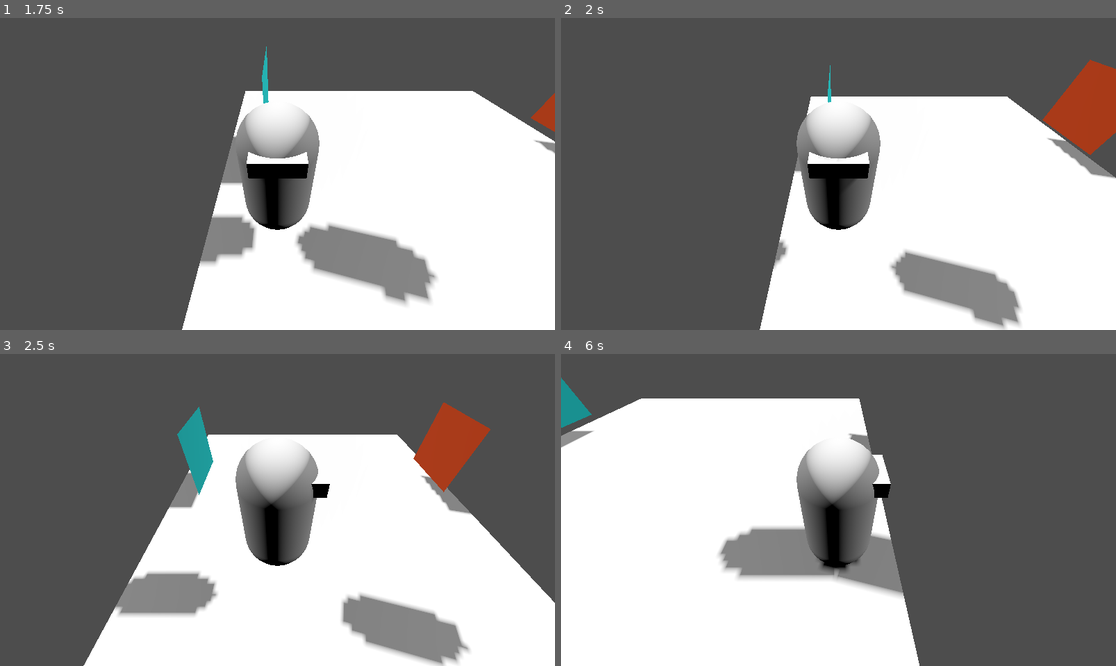
Above: before the commit, frames 1-4 (two rows, left to right).
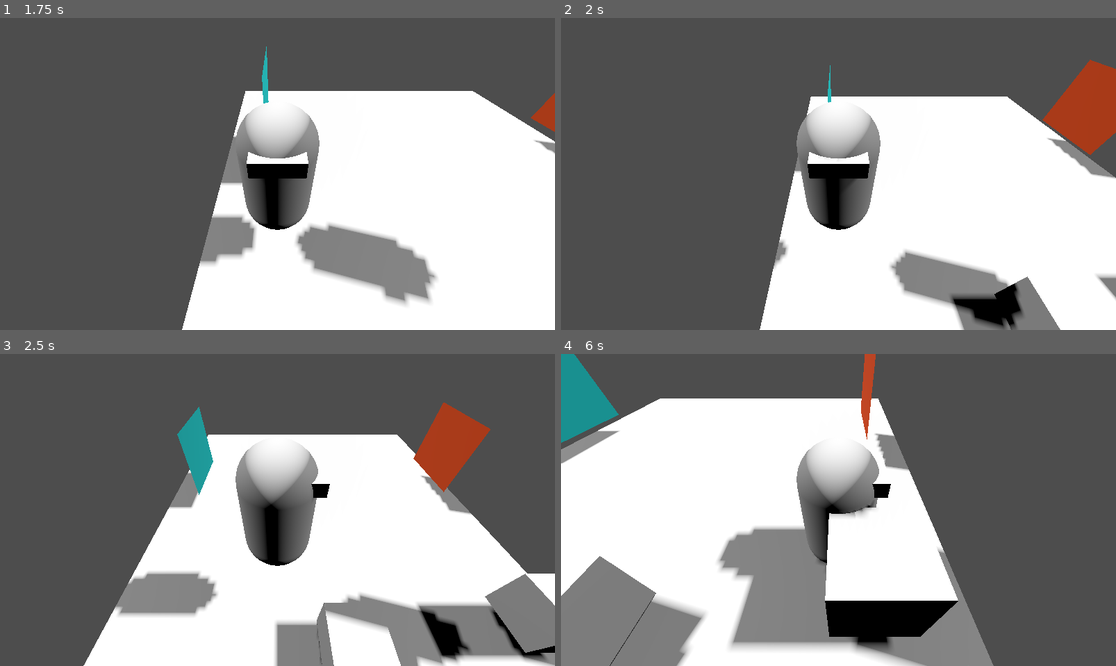
Above: after the commit, the same moments.

Repository: Jan-W-M/jame-gam
Game: Godot game, scene res://main.tscn
The game is run twice, just before and just after one commit, with the same random seed, the same clock (stepped at 60 frames per second) and the same inputs.
Inputs:
- Up to frame 1 (1.75 s): tap Enter (ui_accept) at 0.5, 0.6, 0.77, 1.07, 1.52, 1.55 s; hold D (right) 0.53-1.28 s; hold S (down) from 1.28 s (still down); tap Shift (run) at 1.35 s
- Up to frame 2 (2 s): keep holding S (down); tap Enter (ui_accept) at 1.82 s
- Up to frame 3 (2.5 s): release S (down) at 2.03 s; hold D (right) from 2.03 s (still down); tap Enter (ui_accept) at 2.1 s
- Up to frame 4 (6 s): release D (right) at 2.78 s; hold W (up) 2.78-3.53 s; tap Shift (run) at 2.85, 4.35, 5.85 s; tap Enter (ui_accept) at 3.02, 3.05, 3.32, 3.6, 3.77, 4.07, 4.52, 4.55, 4.82, 5.1 s; hold A (left) 3.53-5.03 s; tap R (reset) at 4.15 s; hold S (down) 5.03-5.78 s; hold D (right) from 5.78 s (still down)

Frame 1 is identical in both runs. In frame 2, 2.3% of the frame differs, in the area x 70-100%, y 82-100%; in frame 3, 7.5%; in frame 4, 25%, in the area x 0-78%, y 0-100%.

Commit message:
added blindness

Diff:
--- /dev/null
+++ b/Player/Camera3D.gd
@@ -0,0 +1,11 @@
+extends Camera3D
+
+
+# Called when the node enters the scene tree for the first time.
+func _ready():
+	pass # Replace with function body.
+
+
+# Called every frame. 'delta' is the elapsed time since the previous frame.
+func _process(delta):
+	pass
--- /dev/null
+++ b/Player/MeshInstance3D.gd
@@ -0,0 +1,11 @@
+extends MeshInstance3D
+
+
+# Called when the node enters the scene tree for the first time.
+func _ready():
+	self.hide()
+
+
+# Called every frame. 'delta' is the elapsed time since the previous frame.
+func _process(delta):
+	pass
--- a/Player/player.gd
+++ b/Player/player.gd
@@ -3,8 +3,11 @@
 @export var teleportable = true
 
 const JUMP_VELOCITY = 4.5
-@export var jump_count = 2
+@export var max_jump_count = 2
 @export var speed = 5.0
+@export var blind = false
+
+var jump_count = 0
 var run_speed_mult = 1.5
 # Get the gravity from the project settings to be synced with RigidBody nodes.
 var gravity = ProjectSettings.get_setting("physics/3d/default_gravity")
@@ -18,7 +21,7 @@
 	if is_on_floor():
 		jump_count = 0
 
-	if Input.is_action_just_pressed("ui_accept") and jump_count <2:
+	if Input.is_action_just_pressed("ui_accept") and jump_count <max_jump_count:
 		jump_count +=1
 		velocity.y = JUMP_VELOCITY
 
@@ -38,6 +41,21 @@
 
 	move_and_slide()
 	if Input.is_action_just_pressed("reset"):
+		reset()
+
+func reset():
 		var center =Vector3.ZERO
 		center.y =1
+		speed = 5
+		max_jump_count = 2
+		$Camera3D.far = 4000
 		self.position =center
+		$MeshInstance3D.hide()
+
+func _on_leg_hurt_body_entered(body):
+	speed = 1
+	max_jump_count = 0
+
+
+func _on_blindness_body_entered(body):
+	$MeshInstance3D.show()
--- a/Player/player.tscn
+++ b/Player/player.tscn
@@ -1,7 +1,8 @@
-[gd_scene load_steps=6 format=3 uid="uid://bv0r7a6tgcrx6"]
+[gd_scene load_steps=9 format=3 uid="uid://bv0r7a6tgcrx6"]
 
 [ext_resource type="Script" path="res://Player/player.gd" id="1_n7jh2"]
 [ext_resource type="Script" path="res://Player/PlayerMesh.gd" id="2_twpmp"]
+[ext_resource type="Script" path="res://Player/MeshInstance3D.gd" id="3_3aju8"]
 
 [sub_resource type="CapsuleMesh" id="CapsuleMesh_atuir"]
 
@@ -9,6 +10,13 @@
 
 [sub_resource type="ConvexPolygonShape3D" id="ConvexPolygonShape3D_37dkr"]
 points = PackedVector3Array(-0.125207, -0.532801, -0.480507, 0.0227831, 0.47607, 0.498884, 0.169713, 0.559144, 0.464172 …(924 unchanged characters)…
+
+[sub_resource type="StandardMaterial3D" id="StandardMaterial3D_56kg2"]
+albedo_color = Color(0, 0, 0, 1)
+
+[sub_resource type="SphereMesh" id="SphereMesh_6wv3q"]
+material = SubResource("StandardMaterial3D_56kg2")
+flip_faces = true
 
 [node name="Player" type="CharacterBody3D"]
 script = ExtResource("1_n7jh2")
@@ -27,3 +35,10 @@
 
 [node name="Camera3D" type="Camera3D" parent="."]
 transform = Transform3D(1, 0, 0, 0, 0.707107, 0.707107, 0, -0.707107, 0.707107, 0, 2, 2)
+
+[node name="MeshInstance3D" type="MeshInstance3D" parent="."]
+transform = Transform3D(10, 0, 0, 0, 10, 0, 0, 0, 10, 0, 0, 0)
+visible = false
+cast_shadow = 0
+mesh = SubResource("SphereMesh_6wv3q")
+script = ExtResource("3_3aju8")
--- a/Portals/blue_portal.tscn
+++ b/Portals/blue_portal.tscn
@@ -1,7 +1,6 @@
 [gd_scene load_steps=6 format=3 uid="uid://cdxuk2opve0dq"]
 
 [ext_resource type="Script" path="res://Portals/Blue_Portal.gd" id="1_egafi"]
-[ext_resource type="Script" path="res://Portals/Blue_Portal_Entered.gd" id="2_dwwnh"]
 
 [sub_resource type="StandardMaterial3D" id="StandardMaterial3D_vaixa"]
 albedo_color = Color(0, 0.648445, 0.6487, 1)
@@ -11,6 +10,20 @@
 
 [sub_resource type="ConvexPolygonShape3D" id="ConvexPolygonShape3D_65g0p"]
 points = PackedVector3Array(-1, 0, -1, -1, 0, 1, 1, 0, -1, 1, 0, 1)
+
+[sub_resource type="GDScript" id="GDScript_efn4v"]
+script/source = "extends Timer
+
+
+# Called when the node enters the scene tree for the first time.
+func _ready():
+	pass # Replace with function body.
+
+
+# Called every frame. 'delta' is the elapsed time since the previous frame.
+func _process(delta):
+	pass
+"
 
 [node name="Blue_Portal" type="Area3D"]
 script = ExtResource("1_egafi")
@@ -26,7 +39,7 @@
 [node name="Blue_Portal_Entered" type="Timer" parent="."]
 wait_time = 0.5
 one_shot = true
-script = ExtResource("2_dwwnh")
+script = SubResource("GDScript_efn4v")
 
 [connection signal="body_entered" from="." to="." method="_on_body_entered"]
 [connection signal="timeout" from="Blue_Portal_Entered" to="." method="_on_blue_portal_entered_timeout"]
--- /dev/null
+++ b/Traps/Leg_Hurt.gd
@@ -0,0 +1,11 @@
+extends Area3D
+
+
+# Called when the node enters the scene tree for the first time.
+func _ready():
+	pass # Replace with function body.
+
+
+# Called every frame. 'delta' is the elapsed time since the previous frame.
+func _process(delta):
+	pass
--- /dev/null
+++ b/Traps/blindness.tscn
@@ -0,0 +1,14 @@
+[gd_scene load_steps=3 format=3 uid="uid://x4uq6ddy5ocp"]
+
+[sub_resource type="BoxMesh" id="BoxMesh_7aqpx"]
+
+[sub_resource type="ConvexPolygonShape3D" id="ConvexPolygonShape3D_tvkot"]
+points = PackedVector3Array(-0.5, -0.5, -0.5, 0.5, 0.5, 0.5, 0.5, -0.5, 0.5, 0.5, 0.5, -0.5, -0.5, 0.5, 0.5, 0.5, -0.5, -0.5, -0.5, -0.5, 0.5, -0.5, 0.5, -0.5)
+
+[node name="Blindness" type="Area3D"]
+
+[node name="MeshInstance3D" type="MeshInstance3D" parent="."]
+mesh = SubResource("BoxMesh_7aqpx")
+
+[node name="CollisionShape3D" type="CollisionShape3D" parent="."]
+shape = SubResource("ConvexPolygonShape3D_tvkot")
--- /dev/null
+++ b/Traps/leg_hurt.tscn
@@ -0,0 +1,18 @@
+[gd_scene load_steps=4 format=3 uid="uid://35q7j561c6gx"]
+
+[ext_resource type="Script" path="res://Traps/Leg_Hurt.gd" id="1_3y2ke"]
+
+[sub_resource type="BoxMesh" id="BoxMesh_lvf35"]
+
+[sub_resource type="ConcavePolygonShape3D" id="ConcavePolygonShape3D_env7c"]
+data = PackedVector3Array(-0.5, 0.5, 0.5, 0.5, 0.5, 0.5, -0.5, -0.5, 0.5, 0.5, 0.5, 0.5, 0.5, -0.5, 0.5, -0.5, -0.5, 0.5, 0.5, 0.5, -0.5, -0.5, 0.5, -0.5, 0.5, -0.5, -0.5, -0.5, 0.5, -0.5, -0.5, -0.5, -0.5, 0.5, -0.5, -0.5, 0.5, 0.5, 0.5, 0.5, 0.5, -0.5, 0.5, -0.5, 0.5, 0.5, 0.5, -0.5, 0.5, -0.5, -0.5, 0.5, -0.5, 0.5, -0.5, 0.5, -0.5, -0.5, 0.5, 0.5, -0.5, -0.5, -0.5, -0.5, 0.5, 0.5, -0.5, -0.5, 0.5, -0.5, -0.5, -0.5, 0.5, 0.5, 0.5, -0.5, 0.5, 0.5, 0.5, 0.5, -0.5, -0.5, 0.5, 0.5, -0.5, 0.5, -0.5, 0.5, 0.5, -0.5, -0.5, -0.5, 0.5, 0.5, -0.5, 0.5, -0.5, -0.5, -0.5, 0.5, -0.5, 0.5, 0.5, -0.5, -0.5, -0.5, -0.5, -0.5)
+
+[node name="Leg_Hurt" type="Area3D"]
+transform = Transform3D(1, 0, 0, 0, 1, 0, 0, 0, 1, 0, 1.41816, 2.86173)
+script = ExtResource("1_3y2ke")
+
+[node name="MeshInstance3D" type="MeshInstance3D" parent="."]
+mesh = SubResource("BoxMesh_lvf35")
+
+[node name="CollisionShape3D" type="CollisionShape3D" parent="."]
+shape = SubResource("ConcavePolygonShape3D_env7c")
--- a/main.tscn
+++ b/main.tscn
@@ -1,15 +1,17 @@
-[gd_scene load_steps=4 format=3 uid="uid://d3e7va4jkujsr"]
+[gd_scene load_steps=6 format=3 uid="uid://d3e7va4jkujsr"]
 
 [ext_resource type="PackedScene" uid="uid://bv0r7a6tgcrx6" path="res://Player/player.tscn" id="1_2hba2"]
 [ext_resource type="PackedScene" uid="uid://cdxuk2opve0dq" path="res://Portals/blue_portal.tscn" id="2_ub2tb"]
 [ext_resource type="PackedScene" uid="uid://cds7j3q8ca1ds" path="res://Portals/orange_portal.tscn" id="3_5qmld"]
+[ext_resource type="PackedScene" uid="uid://35q7j561c6gx" path="res://Traps/leg_hurt.tscn" id="4_mx30t"]
+[ext_resource type="PackedScene" uid="uid://x4uq6ddy5ocp" path="res://Traps/blindness.tscn" id="5_2aljy"]
 
 [node name="Node3D" type="Node3D"]
 
 [node name="Player" parent="." instance=ExtResource("1_2hba2")]
 transform = Transform3D(1, 0, 0, 0, 1, 0, 0, 0, 1, 0, 2, 0)
 
-[node name="CSGBox3D" type="CSGBox3D" parent="."]
+[node name="Floor" type="CSGBox3D" parent="."]
 transform = Transform3D(1, 0, 0, 0, 1, 0, 0, 0, 1, 0, 0, 0.5)
 use_collision = true
 size = Vector3(10, 1, 10)
@@ -27,3 +29,12 @@
 
 [node name="Orange_Portal" parent="." instance=ExtResource("3_5qmld")]
 transform = Transform3D(1, 0, 0, 0, 1, 0, 0, 0, 1, 3.88144, 2.16655, 0)
+
+[node name="Leg_Hurt" parent="." instance=ExtResource("4_mx30t")]
+transform = Transform3D(1, 0, 0, 0, 1, 0, 0, 0, 1, 3.58074, 1.41816, 4.65501)
+
+[node name="Blindness" parent="." instance=ExtResource("5_2aljy")]
+transform = Transform3D(1, 0, 0, 0, 1, 0, 0, 0, 1, 0, 1, 5)
+
+[connection signal="body_entered" from="Leg_Hurt" to="Player" method="_on_leg_hurt_body_entered"]
+[connection signal="body_entered" from="Blindness" to="Player" method="_on_blindness_body_entered"]
